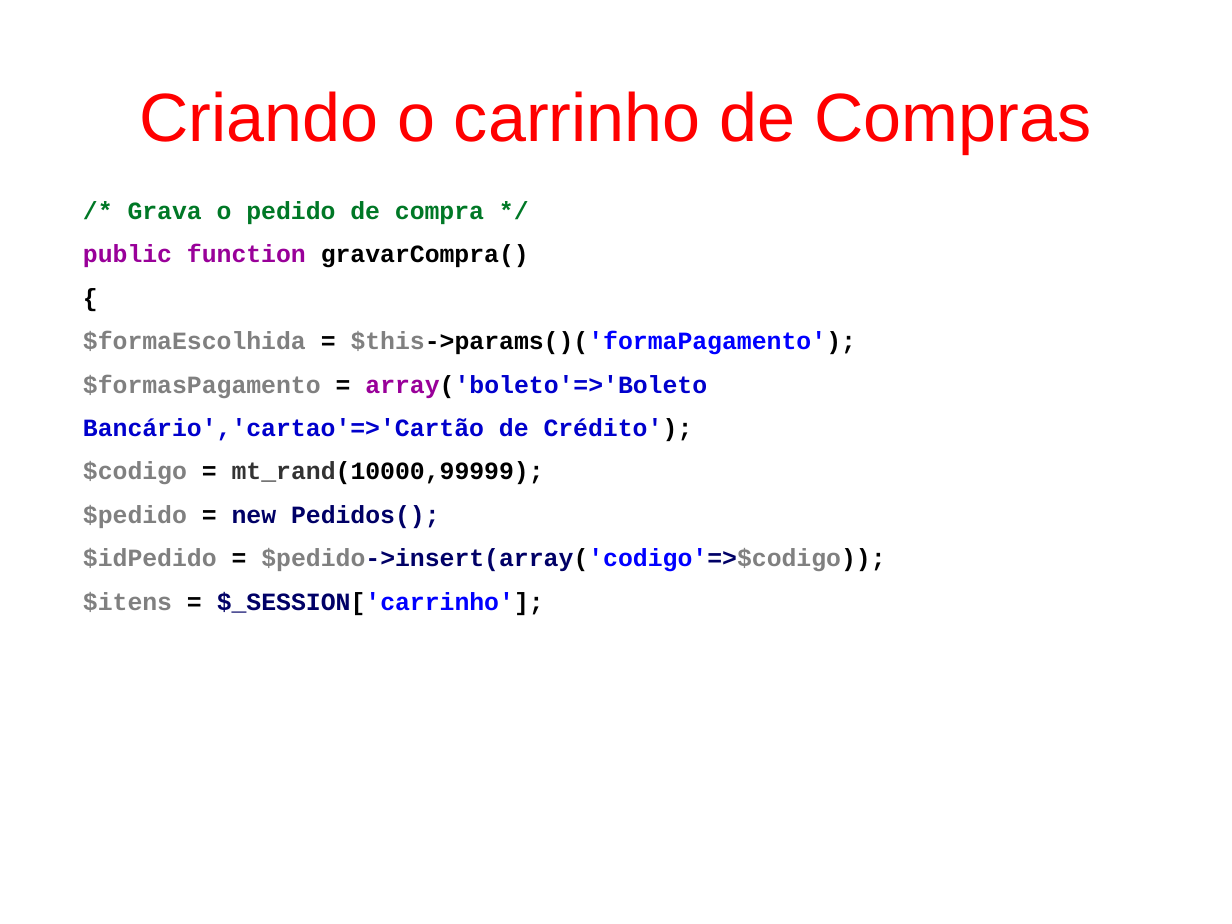
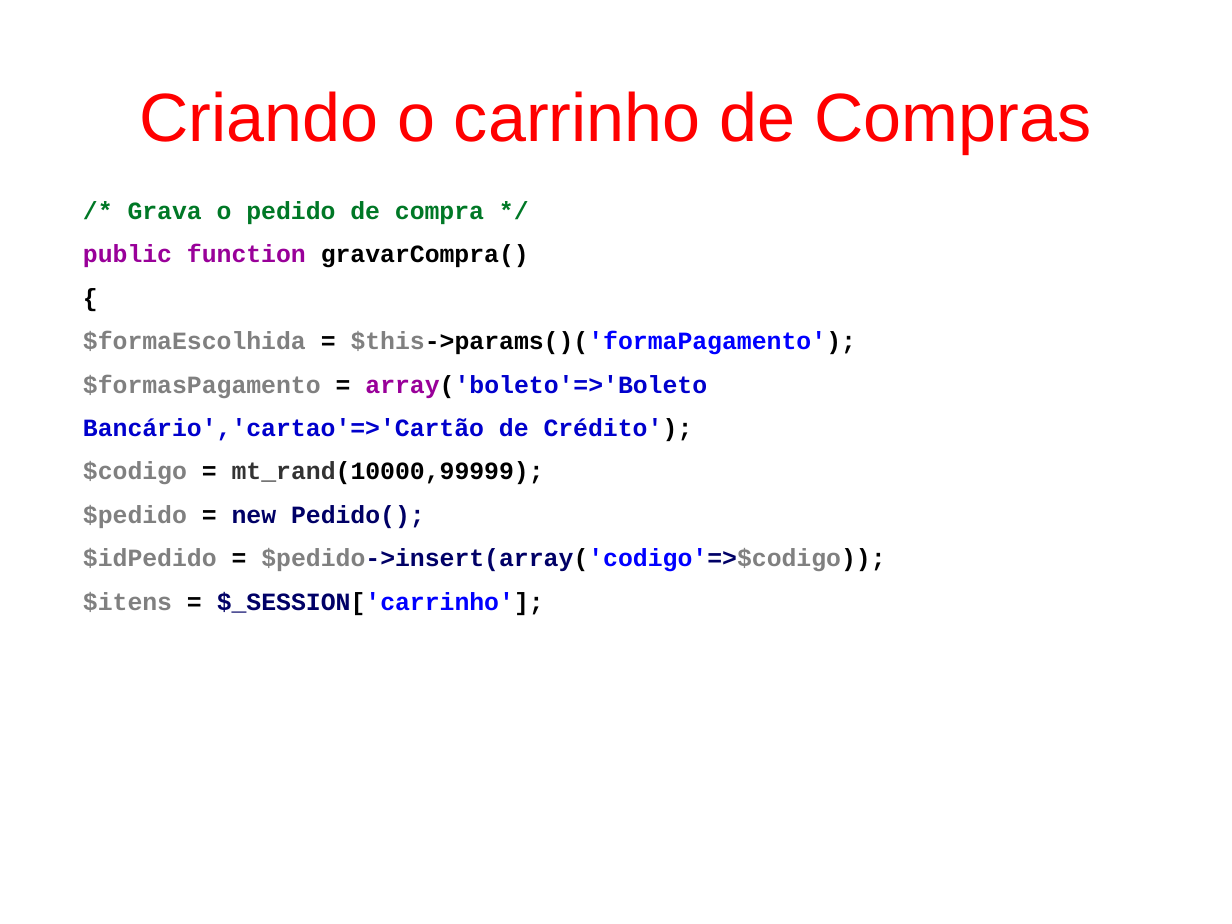
Before and after one commit to fgsl/lojasacme, a slide deck: slide 116 of docs/tutorial.odp. Drawn at 1232x924 pixels with LibreOffice and Linux fonts; fonts in the diff are those of the drawing. Boxes give left, top, right and bottom in pixels: in the first picture for what was removed or moved away, otherwise in the second. Text is boxed around its words. In the diff, an @@ line names an element or a change of style, - is before the commit and + after.

```diff
--- a/docs/tutorial.odp
+++ b/docs/tutorial.odp
@@ text at [83,505,425,528]: text changed @@
-$pedido = new Pedidos();
+$pedido = new Pedido();
```
Also in this commit, not shown: 2 other slides changed, 10 other files.
